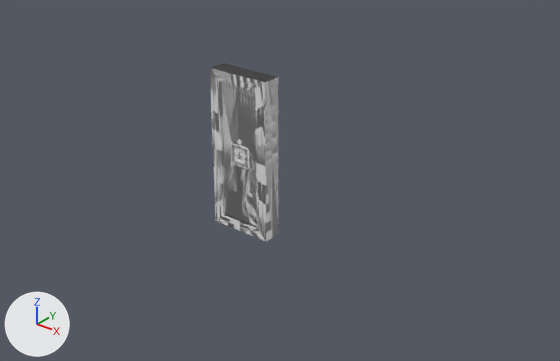
An edit to the Blender file OtherStuff/Blender/Doors.blend, drawn before and after from the same camera.
Both versions are drawn from a 50 mm lens placed at (47.5, -53.7, 40.1), pointed at (2.9, 2.0, 5.6). The lights are fixed; the arrows at lower left show +X, +Y and +Z. Materials are left out; every surface is plain grey.

Before the edit, the objects in view are built like this:
```python
ob_cube = bpy.data.objects.new('Cube', me_cube_002)
ob_cube.location = (0.0, 0.0, 0.0)
ob_cube_001 = bpy.data.objects.new('Cube.001', me_cube_001)
ob_cube_001.location = (0.0, 0.0, 0.0)
ob_cube_002 = bpy.data.objects.new('Cube.002', me_cube_003)
ob_cube_002.location = (0.0, 0.0, 0.0)
ob_cube_003 = bpy.data.objects.new('Cube.003', me_cube_004)
ob_cube_003.location = (0.0, 0.0, 0.0)
ob_cube_004 = bpy.data.objects.new('Cube.004', me_cube_005)
ob_cube_004.location = (0.0, 0.0, 0.0)
```
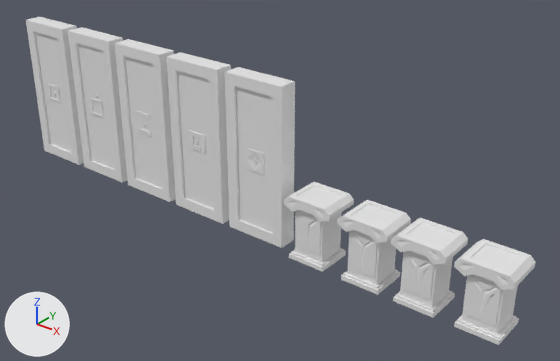
Changed parts and their boxes [x1, y1, x2, y2] in the pictures (560 x 361 px):
'Cube.001', moved
    before: [209, 63, 278, 241]
    after: [26, 17, 84, 165]
'Cube.004', moved
    before: [221, 86, 272, 241]
    after: [225, 67, 295, 248]
'Cube.003', moved
    before: [219, 83, 272, 229]
    after: [166, 52, 231, 224]
'Cube.002', reshaped, moved
    before: [219, 84, 257, 226]
    after: [115, 39, 176, 202]
'Cube', moved
    before: [221, 83, 255, 147]
    after: [68, 27, 127, 182]
'Cube.008', added
    after: [454, 239, 536, 345]
'Cube.007', added
    after: [391, 218, 468, 318]
'Cube.005', added
    after: [337, 200, 411, 295]
'Cube.006', added
    after: [284, 182, 354, 272]
part 1 of me_cube_003, built on
    before: [221, 84, 256, 226]
    after: [125, 57, 162, 188]

Diff of the bpy script that builds the scene:
```diff
--- a/OtherStuff/Blender/Doors.blend.py
+++ b/OtherStuff/Blender/Doors.blend.py
@@ me_cube_003 @@
 # used by ob_cube_002; location = (0.0, 0.0, 0.0)
-me_cube_003.from_pydata(...)  # 131 vertices, 130 faces; spans x -3.5..3.5, y -1.0..1.0, z 0.0..17.0
+me_cube_003.from_pydata(...)  # 156 vertices, 158 faces; spans x -3.5..3.5, y -1.0..1.0, z 0.0..17.0
+# me_cube_003 part 1
+# 30 faces are deleted
+# 22 vertices in x -1.0..1.0, y -0.9..-0.7, z 8.2..9.8 move by (0.0, 0.0, -1.0)
+# 13 vertices in x -0.4..1.0, y -0.9..-0.8, z 8.5..9.6 move by (0.0, 0.1, -1.0)
+# 12 vertices move from x -0.4..0.4, y -0.9..-0.7, z 9.1..9.8 to x -1.0..1.0, y -0.9..-0.8, z 9.2..9.7
+# 25 vertices are added at x -1.0..1.0, y -0.9..-0.7, z 7.2..9.7
+# 58 new faces join them
@@ me_cube @@
+me_cube.from_pydata(...)  # 192 vertices, 196 faces; spans x -2.57..2.65, y -2.05..2.06, z -0.06..6.74
@@ me_cube_006 @@
+me_cube_006.from_pydata(...)  # 187 vertices, 191 faces; spans x -2.57..2.65, y -2.05..2.06, z -0.06..6.74
@@ me_cube_007 @@
+me_cube_007.from_pydata(...)  # 206 vertices, 214 faces; spans x -2.57..2.65, y -2.05..2.06, z -0.06..6.74
@@ me_cube_008 @@
+me_cube_008.from_pydata(...)  # 211 vertices, 220 faces; spans x -2.57..2.65, y -2.05..2.06, z -0.06..6.74
@@ ob_cube_004 @@
 ob_cube_004 = bpy.data.objects.new('Cube.004', me_cube_005)
-ob_cube_004.location = (0.0, 0.0, 0.0)
+ob_cube_004.location = (2.0, 0.0, 0.0)
@@ ob_cube_003 @@
 ob_cube_003 = bpy.data.objects.new('Cube.003', me_cube_004)
-ob_cube_003.location = (0.0, 0.0, 0.0)
+ob_cube_003.location = (-6.0, 0.0, 0.0)
@@ ob_cube_002 @@
 ob_cube_002 = bpy.data.objects.new('Cube.002', me_cube_003)
-ob_cube_002.location = (0.0, 0.0, 0.0)
+ob_cube_002.location = (-14.0, 0.0, 0.0)
@@ ob_cube @@
 ob_cube = bpy.data.objects.new('Cube', me_cube_002)
-ob_cube.location = (0.0, 0.0, 0.0)
+ob_cube.location = (-22.0, 0.0, 0.0)
@@ ob_cube_001 @@
 ob_cube_001 = bpy.data.objects.new('Cube.001', me_cube_001)
-ob_cube_001.location = (0.0, 0.0, 0.0)
+ob_cube_001.location = (-30.0, 0.0, 0.0)
@@ ob_cube_005 @@
+ob_cube_005 = bpy.data.objects.new('Cube.005', me_cube)
+ob_cube_005.location = (15.4, 0.0, 0.0)
@@ ob_cube_006 @@
+ob_cube_006 = bpy.data.objects.new('Cube.006', me_cube_006)
+ob_cube_006.location = (9.21, 0.0, 0.0)
@@ ob_cube_007 @@
+ob_cube_007 = bpy.data.objects.new('Cube.007', me_cube_007)
+ob_cube_007.location = (21.07, 0.0, 0.0)
@@ ob_cube_008 @@
+ob_cube_008 = bpy.data.objects.new('Cube.008', me_cube_008)
+ob_cube_008.location = (27.12, 0.0, 0.0)
```
